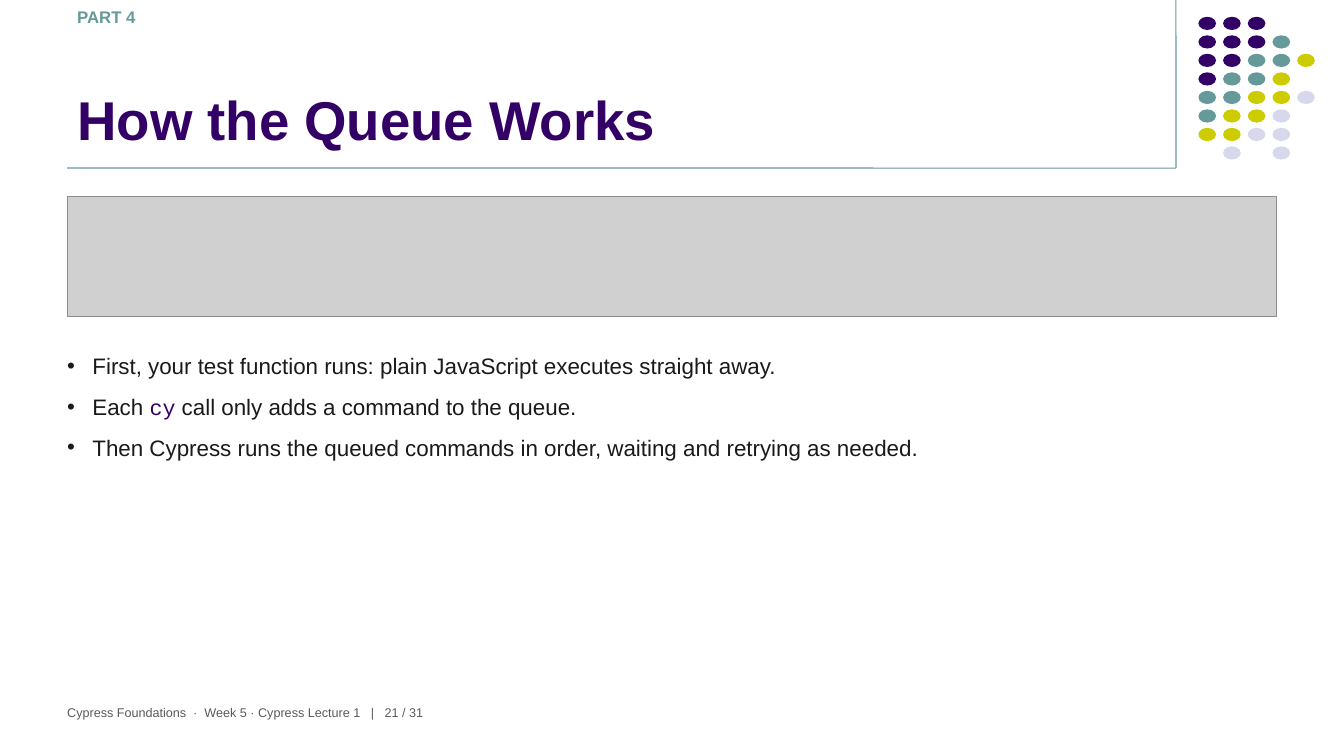
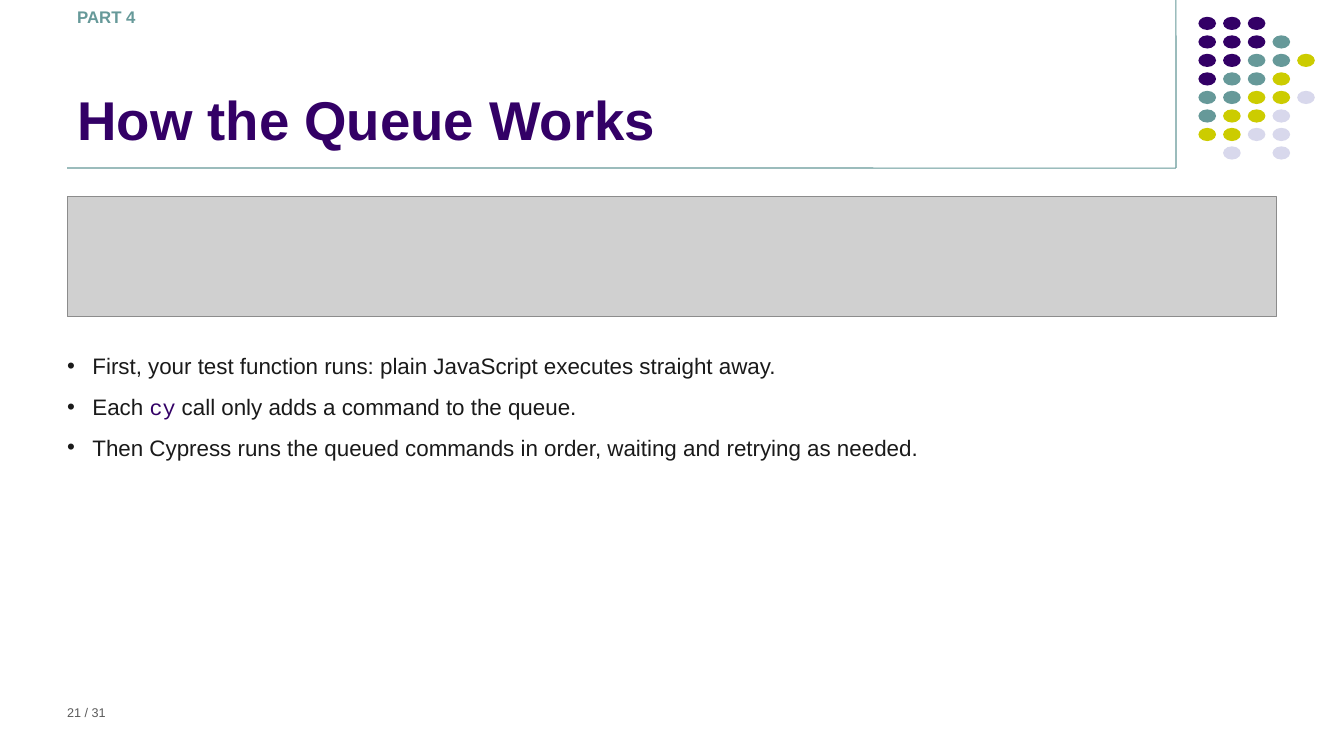
Before and after one commit to TRNG-2493/Study_Guide_2493, a slide deck: slide 21 of slides/05Week/cypress/1-foundations.pptx. Drawn at 1344x756 pixels with LibreOffice and Linux fonts; fonts in the diff are those of the drawing; grey boxes stand for pictures; background and template pictures are left out. Boxes give left, top, right and bottom in pixels: in the first picture for what was removed or moved away, otherwise in the second. Text is boxed around its words. In the diff, an @@ line names an element or a change of style, - is before the commit and + after.

```diff
--- a/slides/05Week/cypress/1-foundations.pptx
+++ b/slides/05Week/cypress/1-foundations.pptx
@@ text at [67, 708, 106, 717]: text changed @@
-Cypress Foundations · Week 5 · Cypress Lecture 1 | 21 / 31
+21 / 31
```
Also in this commit, not shown: 30 other slides changed, 22 other files.
